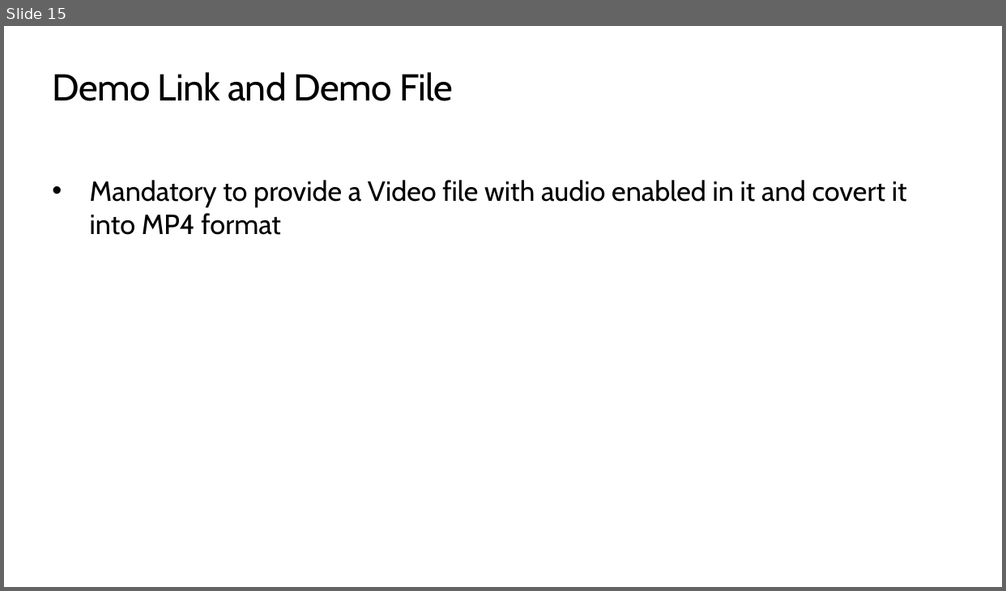
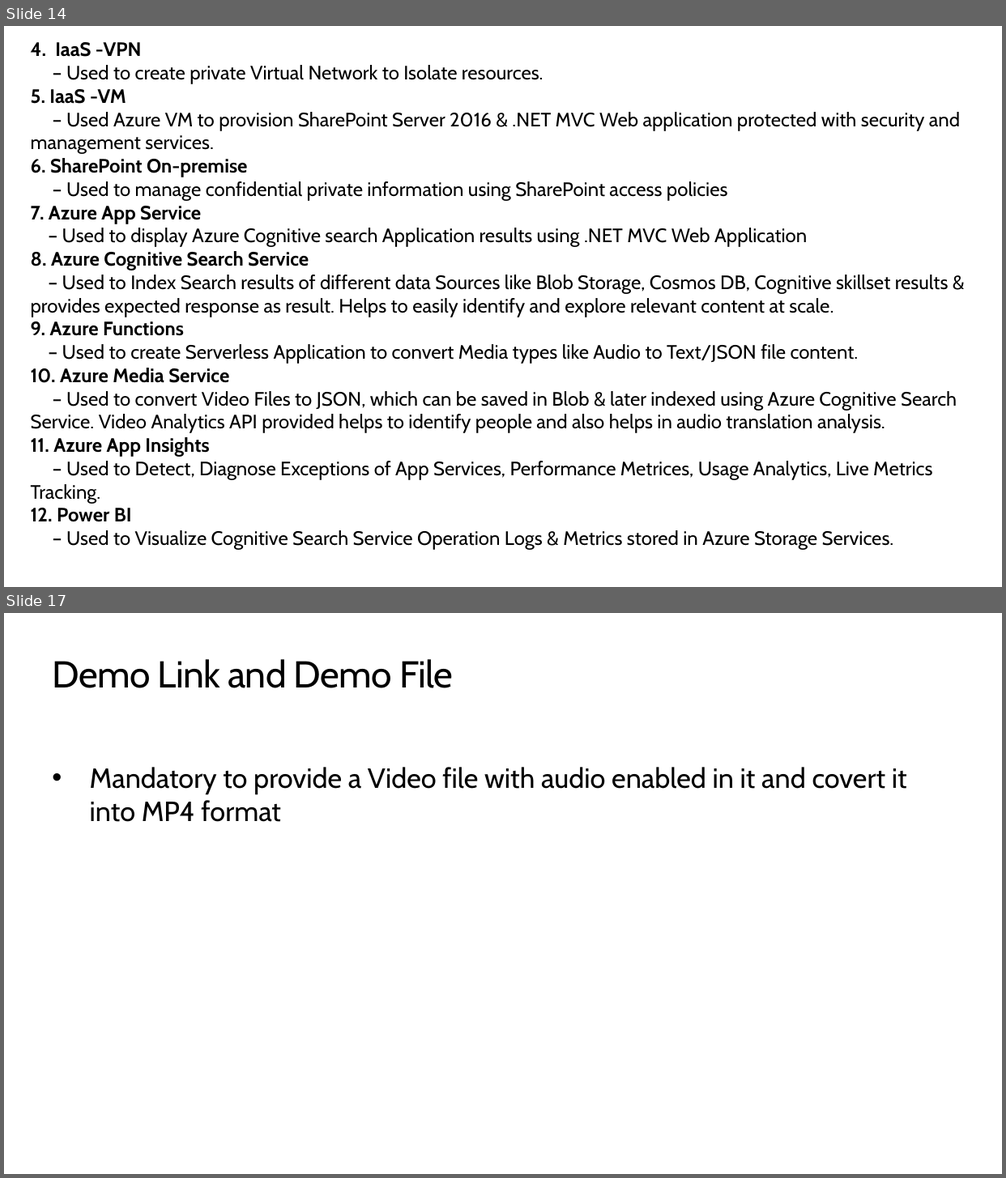
Before and after one commit to SABARISHV06/CaliberSearchService, a slide deck: Team Name_Caliber Presentation -Caliber 2020 Hack the Cloud finale presentation.pptx. Shown one above the other, each under a label of ours: slide 15 before the commit, slides 14 and 17 after it; the slides between them are not shown. The pictures are 1006x591 and 1006x1178 pixels, drawn with LibreOffice and Linux fonts; fonts in the diff are those of the drawing. Boxes give left, top, right and bottom in pixels: in the first picture for what was removed or moved away, otherwise in the second. Text is boxed around its words. In the diff, an @@ line names an element or a change of style, - is before the commit and + after.

```diff
--- a/Team Name_Caliber Presentation -Caliber 2020 Hack the Cloud finale presentation.pptx
+++ b/Team Name_Caliber Presentation -Caliber 2020 Hack the Cloud finale presentation.pptx
@@ slide 14 added at <box>4,26,1002,587</box>, background #FFFFFF @@
@@ text added at <box>31,42,960,550</box>, 14 pt, text #000000 @@
+4. IaaS -VPN
+– Used to create private Virtual Network to Isolate resources.
+5. IaaS -VM
+– Used Azure VM to provision SharePoint Server 2016 & .NET MVC Web application protected with security and management services.
+6. SharePoint On-premise
+– Used to manage confidential private information using SharePoint access policies
+7. Azure App Service
+– Used to display Azure Cognitive search Application results using .NET MVC Web Application
+8. Azure Cognitive Search Service
+– Used to Index Search results of different data Sources like Blob Storage, Cosmos DB, Cognitive skillset results & provides expected response as result. Helps to easily identify and explore relevant content at scale.
+9. Azure Functions
+– Used to create Serverless Application to convert Media types like Audio to Text/JSON file content.
+10. Azure Media Service
+– Used to convert Video Files to JSON, which can be saved in Blob & later indexed using Azure Cognitive Search Service. Video Analytics API provided helps to identify people and also helps in audio translation analysis.
+11. Azure App Insights
+– Used to Detect, Diagnose Exceptions of App Services, Performance Metrices, Usage Analytics, Live Metrics Tracking.
+12. Power BI
+– Used to Visualize Cognitive Search Service Operation Logs & Metrics stored in Azure Storage Services.
@@ what was slide 15 is now slide 17 @@
```
Also in this commit, not shown: 9 slides changed, 6 other slides added, 5 slides removed.
